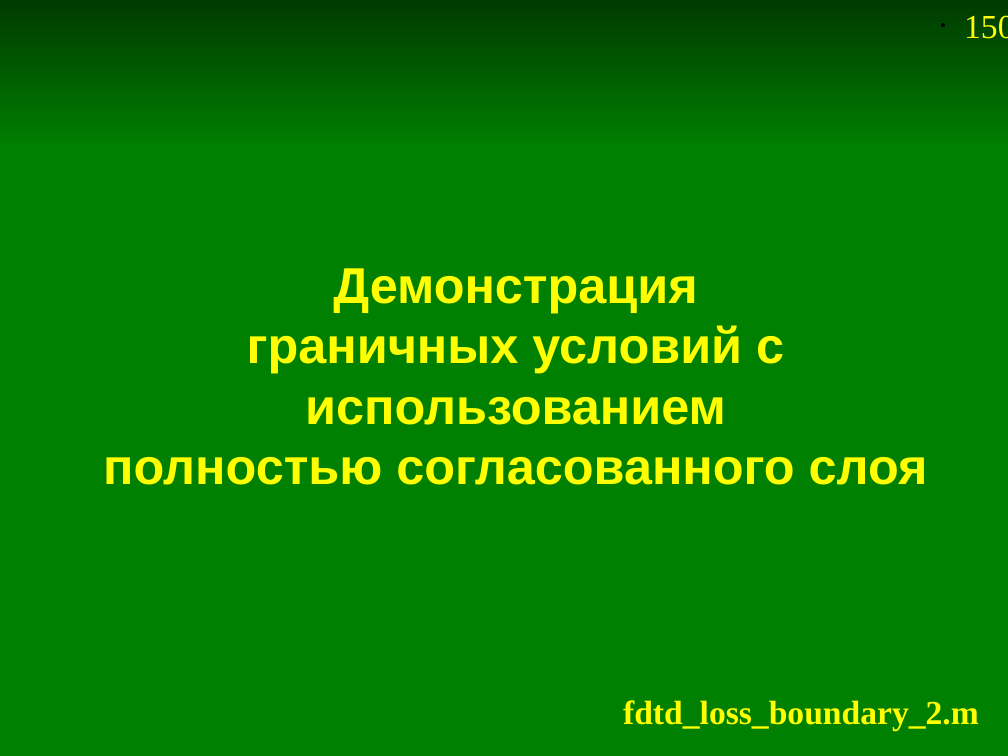
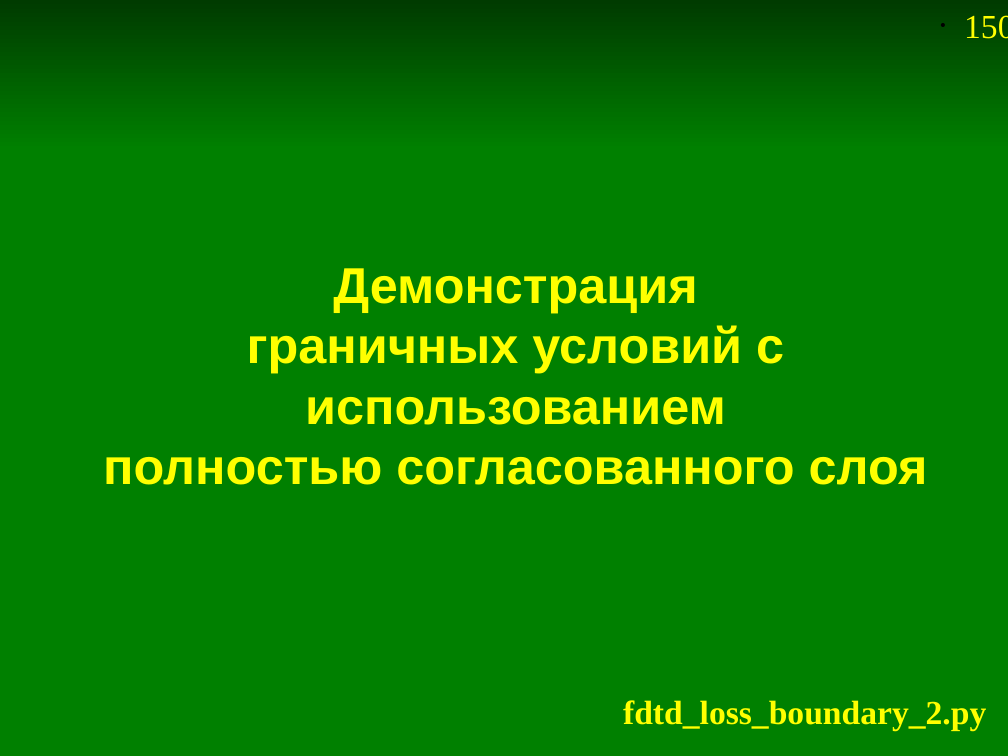
Before and after one commit to andris0147sv/modelling, a slide deck: slide 150 of presentations/2. FDTD.odp. Drawn at 1008x756 pixels with LibreOffice and Linux fonts; fonts in the diff are those of the drawing. Boxes give left, top, right and bottom in pixels: in the first picture for what was removed or moved away, otherwise in the second. Text is boxed around its words. In the diff, an @@ line names an element or a change of style, - is before the commit and + after.

```diff
--- a/presentations/2. FDTD.odp
+++ b/presentations/2. FDTD.odp
@@ text at (x1=623, y1=700, x2=986, y2=730): text changed @@
-fdtd_loss_boundary_2.m
+fdtd_loss_boundary_2.py
```
Also in this commit, not shown: 29 other slides changed.
